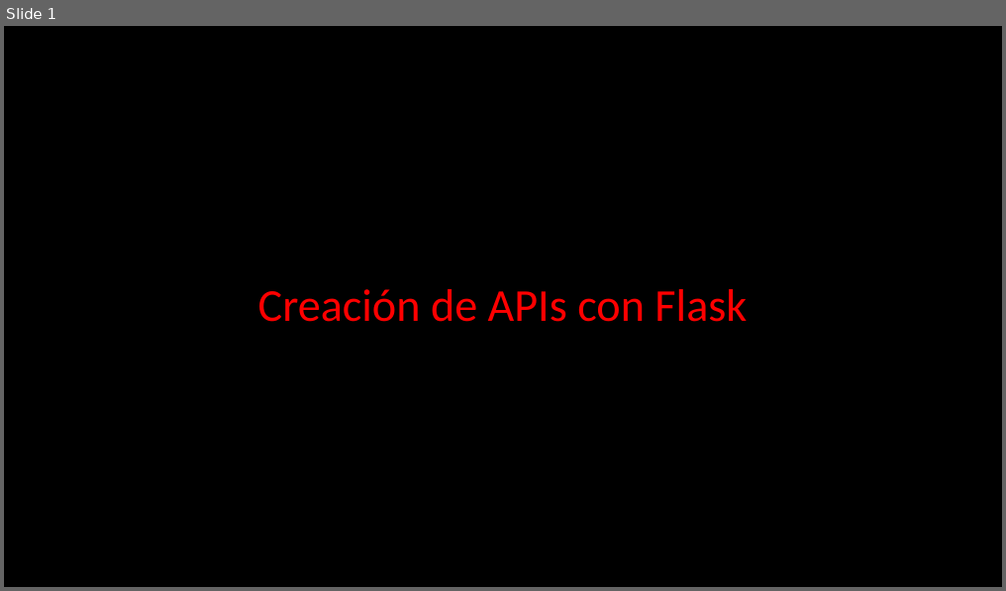
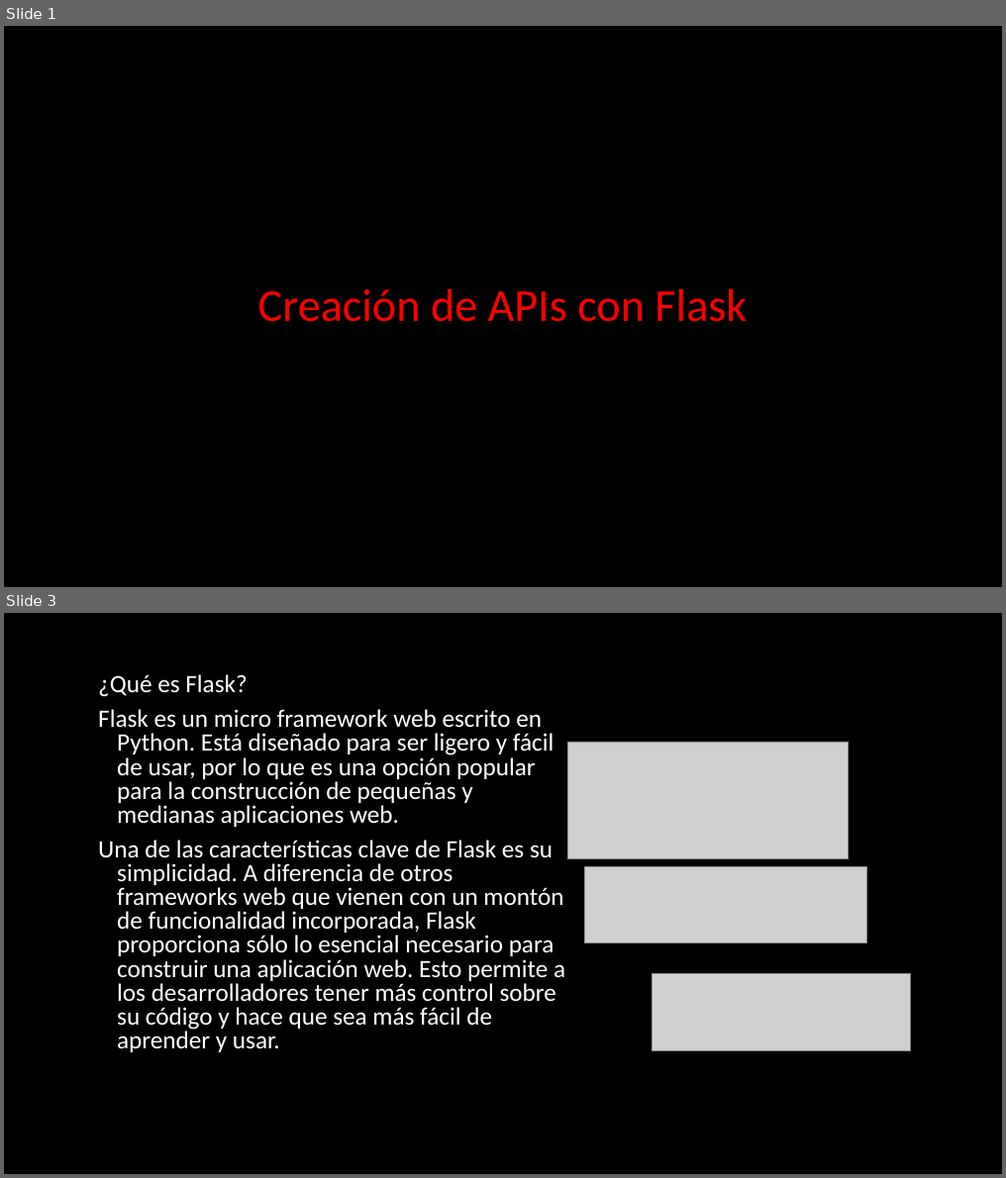
Before and after one commit to the-bridge-school/Data_Engineer, a slide deck: Flask/APIs_Flask_clase.pptx. Shown one above the other, each under a label of ours: slide 1 before the commit, slides 1 and 3 after it; the slides between them are not shown. The pictures are 1006x591 and 1006x1178 pixels, drawn with LibreOffice and Linux fonts; fonts in the diff are those of the drawing; grey boxes stand for pictures. Boxes give left, top, right and bottom in pixels: in the first picture for what was removed or moved away, otherwise in the second. Text is boxed around its words. In the diff, an @@ line names an element or a change of style, - is before the commit and + after.

Commit message:
presentacion flask

```diff
--- a/Flask/APIs_Flask_clase.pptx
+++ b/Flask/APIs_Flask_clase.pptx
@@ slide 3 added at (4,613,1002,1174), background #000000 @@
@@ text added at (98,674,565,1053), 24 pt, text #FFFFFF @@
+¿Qué es Flask?
+Flask es un micro framework web escrito en Python. Está diseñado para ser ligero y fácil de usar, por lo que es una opción popular para la construcción de pequeñas y medianas aplicaciones web.
+Una de las características clave de Flask es su simplicidad. A diferencia de otros frameworks web que vienen con un montón de funcionalidad incorporada, Flask proporciona sólo lo esencial necesario para construir una aplicación web. Esto permite a los desarrolladores tener más control sobre su código y hace que sea más fácil de aprender y usar.
@@ picture added at (567,742,848,860) @@
@@ picture added at (584,866,866,943) @@
@@ picture added at (651,973,910,1052) @@
```
Also in this commit, not shown: 1 slide changed, 3 other slides added, 1 slide removed.
